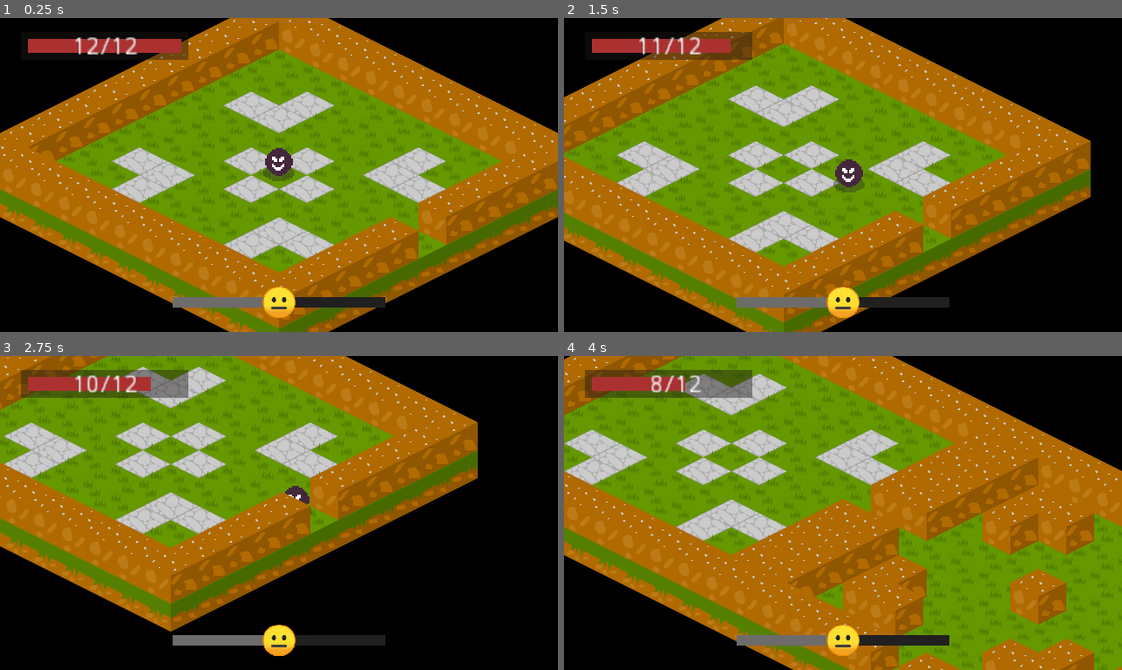
Above: before the commit, frames 1-4 (two rows, left to right).
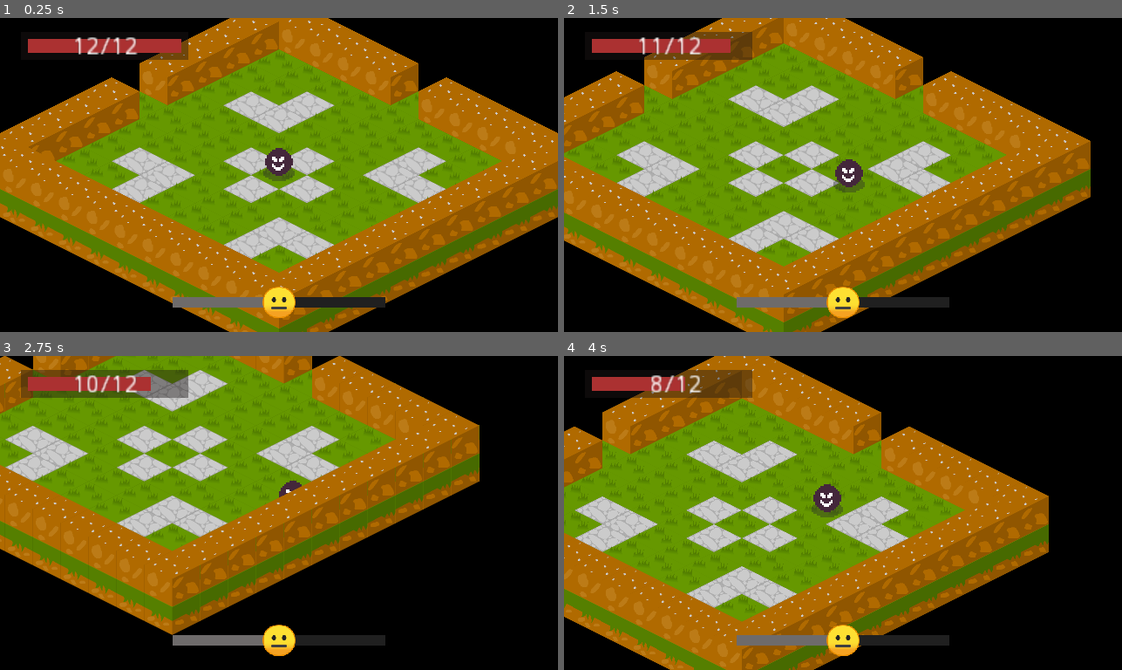
Above: after the commit, the same moments.

Repository: ColmeiaUDESC/gamejaaj6
Game: Godot game, scene res://Cenas/Jogo.tscn
Same seed, same stepped clock (60 frames per second), same inputs: the game is played once before the commit and once after it. This scene is started directly instead of the project's main scene.
Inputs (mouse positions are in pixels of both pictures, inside the frame that each line leads up to):
- Up to frame 1 (0.25 s): no input
- Up to frame 2 (1.5 s): tap Enter at 0.5 s; move the mouse to (965, 159) at 0.52 s; hold Right (ui_right) 0.53-1.28 s; click (965, 159) at 0.6 s; tap Space (ui_select) at 0.77 s; move the mouse to (731, 190) at 1.27 s; hold Down (ui_down) from 1.28 s (still down); right-click (731, 190) at 1.35 s
- Up to frame 3 (2.75 s): tap Space (ui_select) at 1.52 s; move the mouse to (334, 443) at 2.02 s; release Down (ui_down) at 2.03 s; hold Right (ui_right) from 2.03 s (still down); click (334, 443) at 2.1 s
- Up to frame 4 (4 s): move the mouse to (815, 575) at 2.77 s; release Right (ui_right) at 2.78 s; hold Up (ui_up) 2.78-3.53 s; right-click (815, 575) at 2.85 s; tap Space (ui_select) at 3.02, 3.77 s; move the mouse to (1010, 560) at 3.52 s; hold Left (ui_left) from 3.53 s (still down); click (1010, 560) at 3.6 s

The runs differ from the first frame. In frame 1, 2.0% of the frame differs, in the area x 20-80%, y 14-77%; in frame 2, 2.0%; in frame 3, 13%; in frame 4, 73%, in the area x 0-100%, y 0-100%.

Commit message:
Integrar saves jogo (#35)
* WIP

* Integrar saves ao jogo

Diff:
--- a/Cenas/GeradorMapa.gd
+++ b/Cenas/GeradorMapa.gd
@@ -16,16 +16,17 @@
 
 
 
-func gerar() -> void:
-	randomize()
+func gerar(seed_rng: int) -> void:
+	var rng := RandomNumberGenerator.new()
+	rng.seed = seed_rng
 	var pos_salas := [Vector2.ZERO]
-	var salas_a_criar := media_salas + rand_range(-variancia_de_salas, variancia_de_salas+1) - 1
+	var salas_a_criar := media_salas + rng.randi_range(-variancia_de_salas, variancia_de_salas+1) - 1
 
 	# Gera as posicoes das cenas_salas
 	var pos_mais_longe: Vector2 = pos_salas[0]
 	while (salas_a_criar > 0):
-		var sala_escolhida: Vector2 = pos_salas[rand_range(0, pos_salas.size())]
-		var pos_nova_sala: Vector2 = sala_escolhida + _dir_aleatoria()
+		var sala_escolhida: Vector2 = pos_salas[rng.randi() % pos_salas.size()]
+		var pos_nova_sala: Vector2 = sala_escolhida + _dir_aleatoria(rng)
 
 		if pos_salas.has(pos_nova_sala):
 			continue
@@ -53,10 +54,10 @@
 			sala_instancia = _criar_sala(cena_sala_inicial, pos, pos_salas)
 			sala_inicial = sala_instancia
 		elif pos == pos_sala_boss:
-			sala_instancia = _criar_sala(_sala_boss_aleatoria(), pos, pos_salas)
+			sala_instancia = _criar_sala(_sala_boss_aleatoria(rng), pos, pos_salas)
 			sala_do_boss = sala_instancia
 		else:
-			sala_instancia = _criar_sala(_sala_aleatoria(), pos, pos_salas)
+			sala_instancia = _criar_sala(_sala_aleatoria(rng), pos, pos_salas)
 
 		_salas_criadas.append(sala_instancia)
 
@@ -73,16 +74,16 @@
 	return Vector2(pos.x - pos.y, pos.x + pos.y)
 
 
-func _dir_aleatoria() -> Vector2:
-	return _DIRECOES[randi() % _DIRECOES.size()]
+func _dir_aleatoria(rng: RandomNumberGenerator) -> Vector2:
+	return _DIRECOES[rng.randi() % _DIRECOES.size()]
 
 
-func _sala_aleatoria() -> PackedScene:
-	return cenas_salas[randi() % cenas_salas.size()]
+func _sala_aleatoria(rng: RandomNumberGenerator) -> PackedScene:
+	return cenas_salas[rng.randi() % cenas_salas.size()]
 
 
-func _sala_boss_aleatoria() -> PackedScene:
-	return cena_salas_do_boss[randi() % cena_salas_do_boss.size()]
+func _sala_boss_aleatoria(rng: RandomNumberGenerator) -> PackedScene:
+	return cena_salas_do_boss[rng.randi() % cena_salas_do_boss.size()]
 
 
 func _criar_sala(sala: PackedScene, pos: Vector2, pos_salas: Array):
--- a/Cenas/Jogo.gd
+++ b/Cenas/Jogo.gd
@@ -9,6 +9,7 @@
 
 func _ready():
 	jogador = $Jogador
+	jogador.connect("morreu", self, "_ao_jogador_morrer")
 	_iniciar_jogo()
 
 
@@ -41,8 +42,26 @@
 
 
 func _iniciar_jogo() -> void:
-	$GeradorDeMapas.gerar()
+	if DadosSave.andar_atual == 0:
+		DadosSave.andar_atual = 1
+		DadosSave.seed_atual = rand_seed(OS.get_unix_time())[0]
+		DadosSave.pureza_atual = DadosSave.PUREZA_NEUTRA
+
+	$Jogador.pureza = DadosSave.pureza_atual
+	$GeradorDeMapas.gerar(DadosSave.seed_atual)
 	call_deferred("_ir_para_sala_inicial") # Necessario chamar ir para sala inicial no proximo quadro para nao ter problema com as animacoes das portas
+
+
+func _notification(notif: int) -> void:
+	if notif == MainLoop.NOTIFICATION_WM_QUIT_REQUEST and DadosSave.num_save_atual != 0:
+		DadosSave.salvar()
+
+
+func _ao_jogador_morrer() -> void:
+	DadosSave.andar_atual = 0
+	DadosSave.seed_atual = 0
+	DadosSave.pureza_atual = DadosSave.PUREZA_NEUTRA
+	DadosSave.salvar()
 
 
 func _ir_para_sala_inicial() -> void:
--- a/Conteudos/Autoloads/DadosSave.gd
+++ b/Conteudos/Autoloads/DadosSave.gd
@@ -7,7 +7,8 @@
 }
 
 const CAMINHO_SAVE := "user://savegame%d.save"
-const PUREZA_NEUTRA := 50
+const PUREZA_NEUTRA := 10
+const QNT_SAVES := 3
 
 var num_save_atual := 0
 var personagem_atual: int = Personagens.Monge
@@ -20,25 +21,30 @@
 	resetar()
 
 
-func salvar(num_save: int) -> void:
+func salvar() -> void:
+	if num_save_atual < 0 and num_save_atual > QNT_SAVES:
+		printerr("DadosSave: Nao foi possivel salvar devido ao num_save_atual possuir um valor invalido (%d)" % num_save_atual)
+		return
 	var arquivo_save := File.new()
-	var _err := arquivo_save.open(CAMINHO_SAVE % num_save, File.WRITE)
+	var _err := arquivo_save.open(CAMINHO_SAVE % num_save_atual, File.WRITE)
 	arquivo_save.store_string(to_json(para_json()))
 	arquivo_save.close()
 
 
-func carregar(num_save: int) -> void:
+func carregar() -> void:
+	if num_save_atual < 0 and num_save_atual > QNT_SAVES:
+		printerr("DadosSave: Nao foi possivel salvar devido ao num_save_atual possuir um valor invalido (%d)" % num_save_atual)
+		return
 	var arquivo_save := File.new()
-	if not arquivo_save.file_exists(CAMINHO_SAVE % num_save):
+	if not arquivo_save.file_exists(CAMINHO_SAVE % num_save_atual):
 		resetar()
-		num_save_atual = num_save
-		salvar(num_save)
+		num_save_atual = num_save_atual
+		salvar()
 		return
 
-	var _err := arquivo_save.open(CAMINHO_SAVE % num_save, File.READ)
+	var _err := arquivo_save.open(CAMINHO_SAVE % num_save_atual, File.READ)
 	de_json(parse_json(arquivo_save.get_as_text()))
 	arquivo_save.close()
-	num_save_atual = num_save
 
 
 func resetar() -> void:
--- a/UI/MenuPrincipal/ControladorTelaSaves.gd
+++ b/UI/MenuPrincipal/ControladorTelaSaves.gd
@@ -4,7 +4,8 @@
 signal save_selecionado
 
 func carregar_save(num_save: int) -> void:
-	DadosSave.carregar(num_save)
+	DadosSave.num_save_atual = num_save
+	DadosSave.carregar()
 	emit_signal("save_selecionado")
 
 
Not shown: 1 places in Cenas/MenuPrincipal.tscn that only renumber resources
